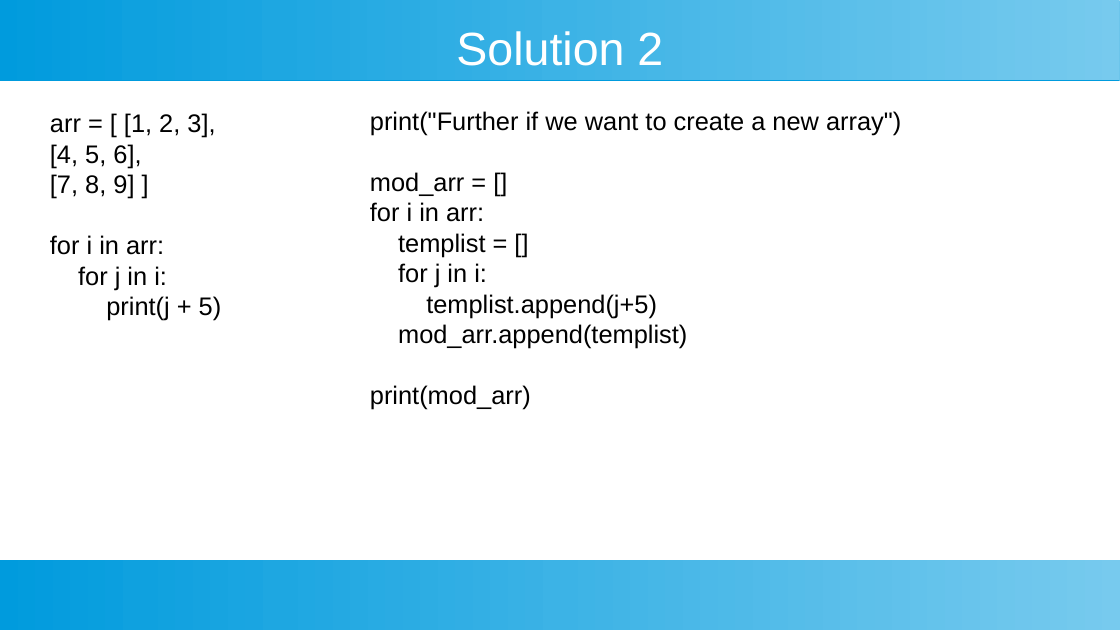
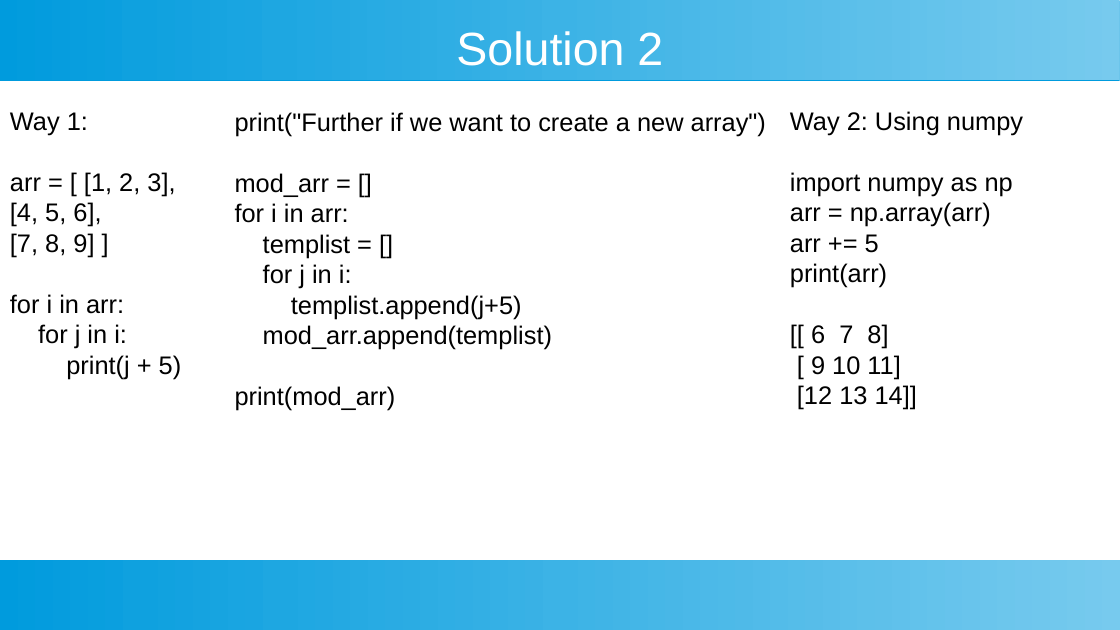
Before and after one commit to ashishjain1547/public_lessons_in_python, a slide deck: slide 12 of Ch 17 - Two Dimensional Matrix/2D Matrix.odp. Drawn at 1120x630 pixels with LibreOffice and Linux fonts; fonts in the diff are those of the drawing. Boxes give left, top, right and bottom in pixels: in the first picture for what was removed or moved away, otherwise in the second. Text is boxed around its words. In the diff, an @@ line names an element or a change of style, - is before the commit and + after.

```diff
--- a/Ch 17 - Two Dimensional Matrix/2D Matrix.odp
+++ b/Ch 17 - Two Dimensional Matrix/2D Matrix.odp
@@ text "Way 1:": place and size @@
-text "Way 1:" at (50, 113, 222, 321)
+text "Way 1:" at (10, 112, 182, 379)
@@ text at (10, 112, 88, 135): paragraph added @@
+Way 1:
@@ text "print("Further if we want to ...": place and size @@
-text "print("Further if we want to ..." at (370, 111, 901, 410)
+text "print("Further if we want to ..." at (235, 112, 766, 411)
@@ text added at (790, 111, 1023, 410), 18 pt, text #000000 @@
+Way 2: Using numpy
+import numpy as np
+arr = np.array(arr)
+arr += 5
+print(arr)
+[[ 6 7 8]
+[ 9 10 11]
+[12 13 14]]
```
Also in this commit, not shown: 1 other slide changed, 2 slides added, 23 other files.
